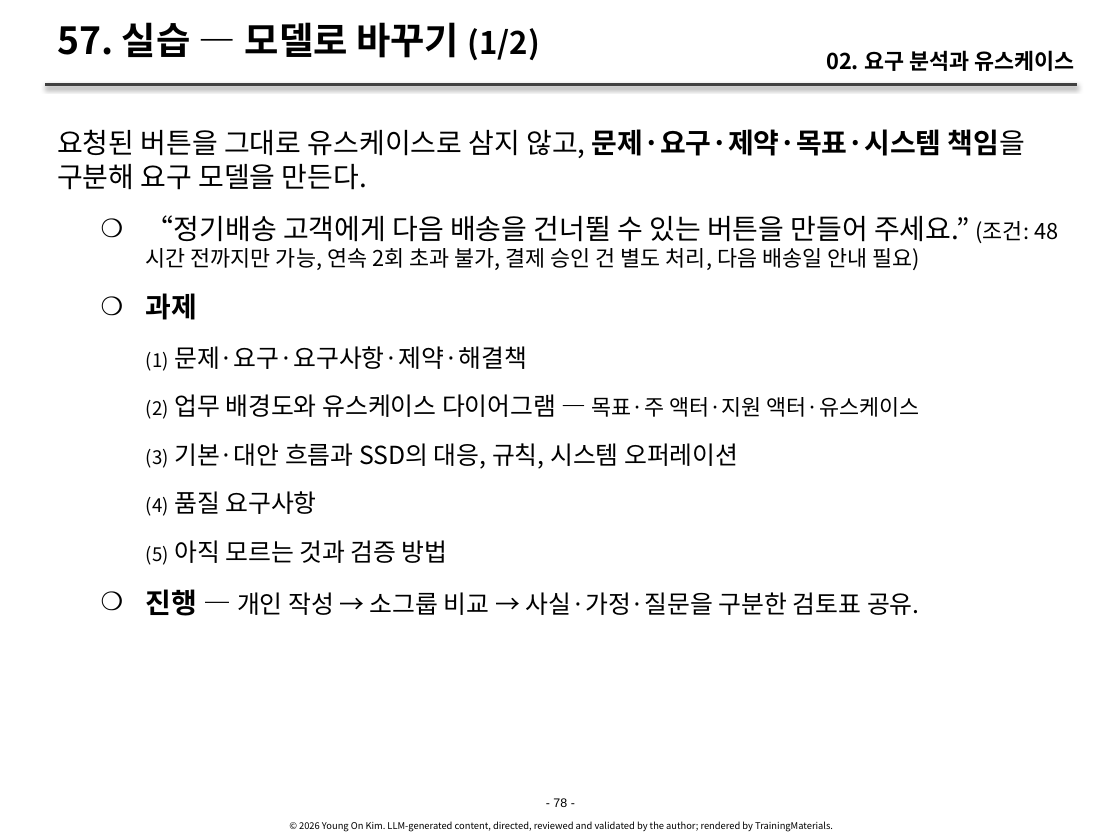
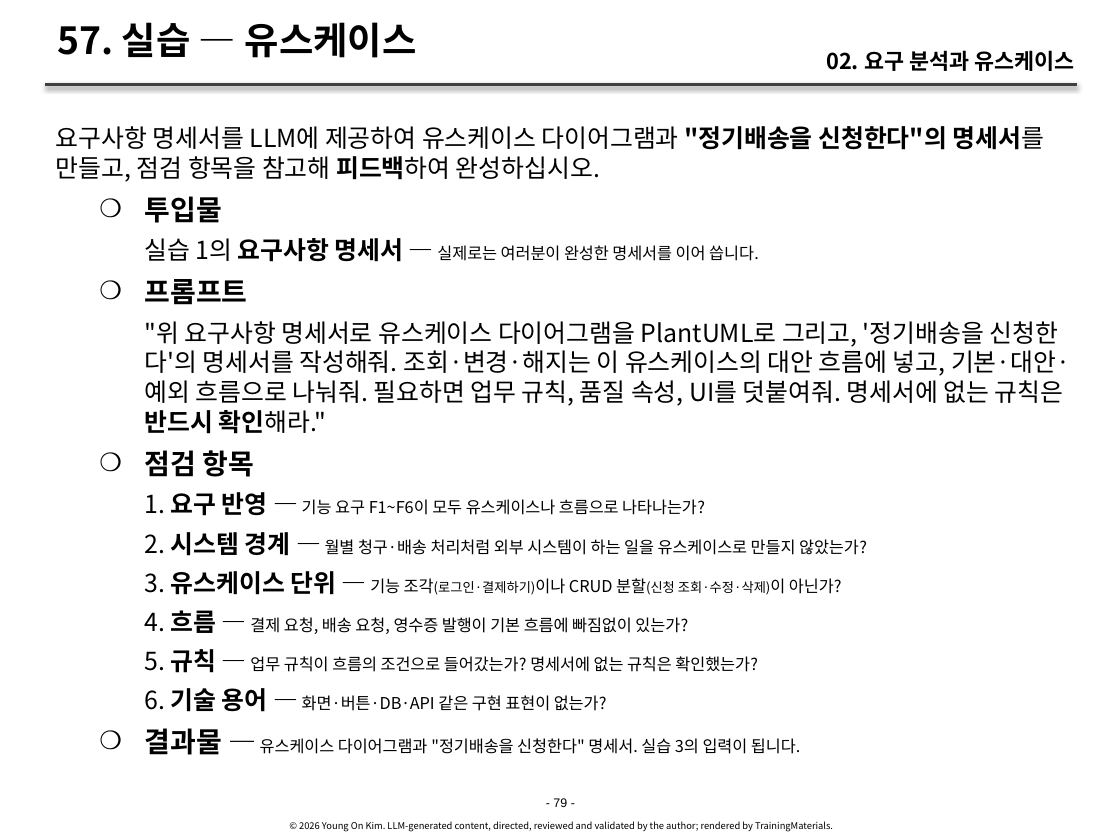
Before and after one commit to YoungSan77/TrainingMaterials, a slide deck: slide 79 of courses/ooad/sessions/s02.pptx (slide 78 before the commit). Drawn at 1120x840 pixels with LibreOffice and Linux fonts; fonts in the diff are those of the drawing. Boxes give left, top, right and bottom in pixels: in the first picture for what was removed or moved away, otherwise in the second. Text is boxed around its words. In the diff, an @@ line names an element or a change of style, - is before the commit and + after.

```diff
--- a/courses/ooad/sessions/s02.pptx
+++ b/courses/ooad/sessions/s02.pptx
@@ title at (57,22,417,58): text changed @@
-57. 실습 — 모델로 바꾸기 (1/2)
+57. 실습 — 유스케이스
@@ text at (56,126,1070,755): text changed @@
-요청된 버튼을 그대로 유스케이스로 삼지 않고, 문제·요구·제약·목표·시스템 책임을 구분해 요구 모델을 만든다.
-    ❍ “정기배송 고객에게 다음 배송을 건너뛸 수 있는 버튼을 만들어 주세요.” (조건: 48시간 전까지만 가능, 연속 2회 초과 불가, 결제 승인 건 별도 처리, 다음 배송일 안내 필요)
-    ❍ 과제
-      (1) 문제·요구·요구사항·제약·해결책
-      (2) 업무 배경도와 유스케이스 다이어그램 — 목표·주 액터·지원 액터·유스케이스
-      (3) 기본·대안 흐름과 SSD의 대응, 규칙, 시스템 오퍼레이션
-      (4) 품질 요구사항
-      (5) 아직 모르는 것과 검증 방법
-    ❍ 진행 — 개인 작성 → 소그룹 비교 → 사실·가정·질문을 구분한 검토표 공유.
+요구사항 명세서를 LLM에 제공하여 유스케이스 다이어그램과 "정기배송을 신청한다"의 명세서를 만들고, 점검 항목을 참고해 피드백하여 완성하십시오.
+    ❍ 투입물
+      실습 1의 요구사항 명세서 — 실제로는 여러분이 완성한 명세서를 이어 씁니다.
+    ❍ 프롬프트
+      "위 요구사항 명세서로 유스케이스 다이어그램을 PlantUML로 그리고, '정기배송을 신청한다'의 명세서를 작성해줘. 조회·변경·해지는 이 유스케이스의 대안 흐름에 넣고, 기본·대안·예외 흐름으로 나눠줘. 필요하면 업무 규칙, 품질 속성, UI를 덧붙여줘. 명세서에 없는 규칙은 반드시 확인해라."
+    ❍ 점검 항목
+      1. 요구 반영 — 기능 요구 F1~F6이 모두 유스케이스나 흐름으로 나타나는가?
+      2. 시스템 경계 — 월별 청구·배송 처리처럼 외부 시스템이 하는 일을 유스케이스로 만들지 않았는가?
+      3. 유스케이스 단위 — 기능 조각(로그인·결제하기)이나 CRUD 분할(신청 조회·수정·삭제)이 아닌가?
+      4. 흐름 — 결제 요청, 배송 요청, 영수증 발행이 기본 흐름에 빠짐없이 있는가?
+      5. 규칙 — 업무 규칙이 흐름의 조건으로 들어갔는가? 명세서에 없는 규칙은 확인했는가?
+      6. 기술 용어 — 화면·버튼·DB·API 같은 구현 표현이 없는가?
+    ❍ 결과물 — 유스케이스 다이어그램과 "정기배송을 신청한다" 명세서. 실습 3의 입력이 됩니다.
@@ text at (553,798,567,807): text changed @@
-- 78 -
+- 79 -
```
Also in this commit, not shown: 78 other slides changed, 5 slides added, 1 slide removed, 39 other files.
